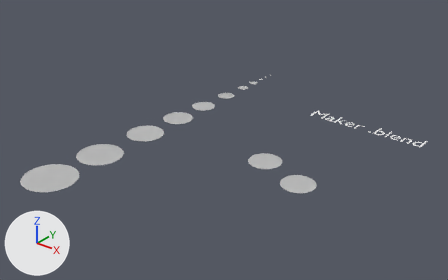
One commit to the Blender file Tools/v0.3/Maker.blend: the scene before it, then after it.
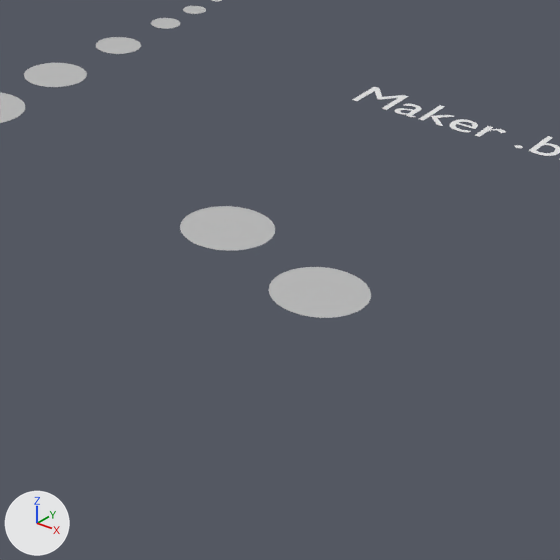
Each version appears first whole from a camera (50 mm lens) standing at (2532.0, -2861.0, 2126.0) and looking at (-107.0, 438.0, 80.0), and next in a close-up on the part from 41% to 86% of the width and 28% to 100% of the height. Every picture has the same lights, and +X, +Y and +Z are marked at lower left.
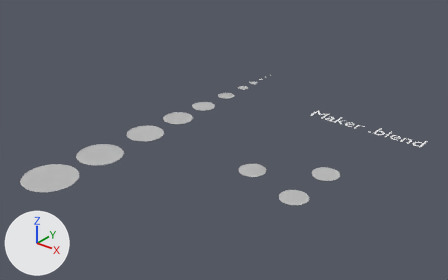
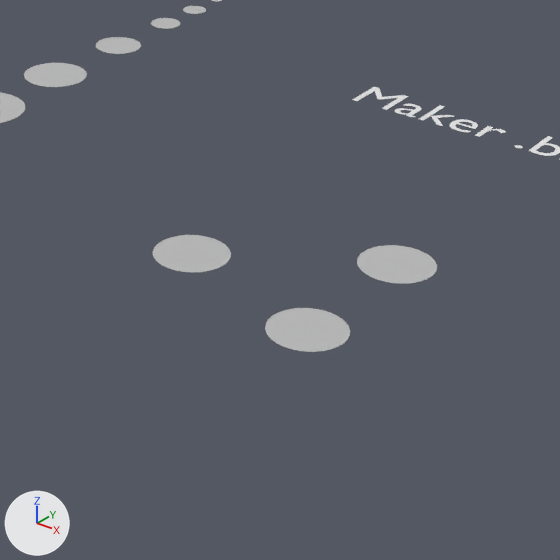
The change, as a list of edits to the scene's bpy script:
```text
Change ob_circle_012:
    ob_circle_012.location: (616.0, 347.0, 0.0) -> (693.0, 587.0, 0.0)
    ob_circle_012.scale: (125.0, 125.0, 1.0) -> (100.0, 100.0, 1.0)
Change ob_circle_011:
    ob_circle_011.location: (246.0, 480.0, 0.0) -> (255.0, 309.0, 0.0)
    ob_circle_011.scale: (125.0, 125.0, 1.0) -> (100.0, 100.0, 1.0)
Add ob_circle_013:
    ob_circle_013 = bpy.data.objects.new('Circle.013', me_circle_022.copy())  # the mesh of ob_circle_002
    ob_circle_013.location = (690.0, 178.0, 0.0)
    ob_circle_013.scale = (100.0, 100.0, 1.0)
```

Where the change shows, as pixel boxes [x1, y1, x2, y2] in the close-ups (560 x 560 px):
'Circle.012', moved, rescaled (21% narrower, 23% shorter): before [269, 267, 371, 318]; after [357, 245, 437, 284]
'Circle.011', moved, rescaled (18% narrower, 17% shorter): before [180, 206, 275, 251]; after [153, 235, 231, 272]
'Circle.013', added: after [265, 308, 350, 352]
